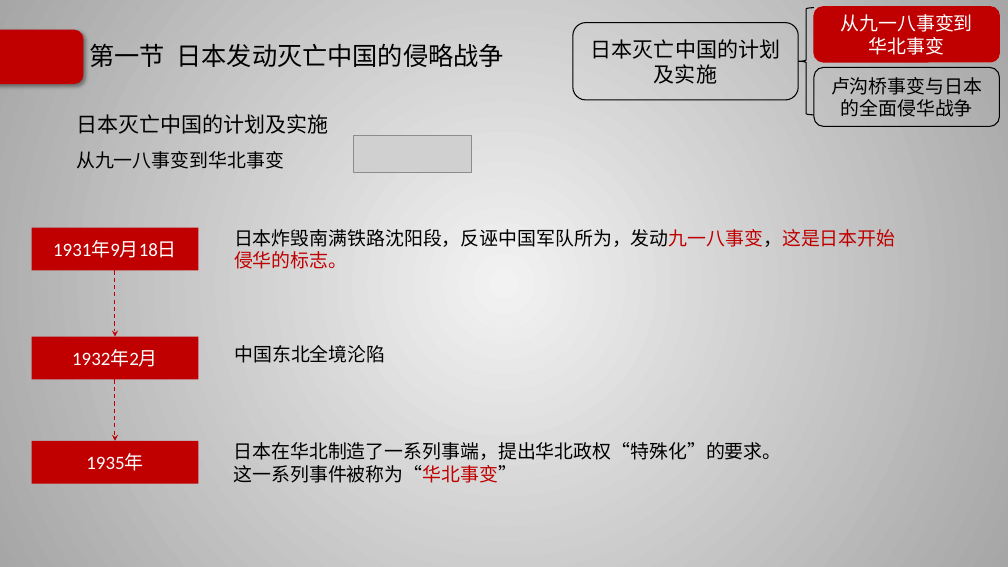
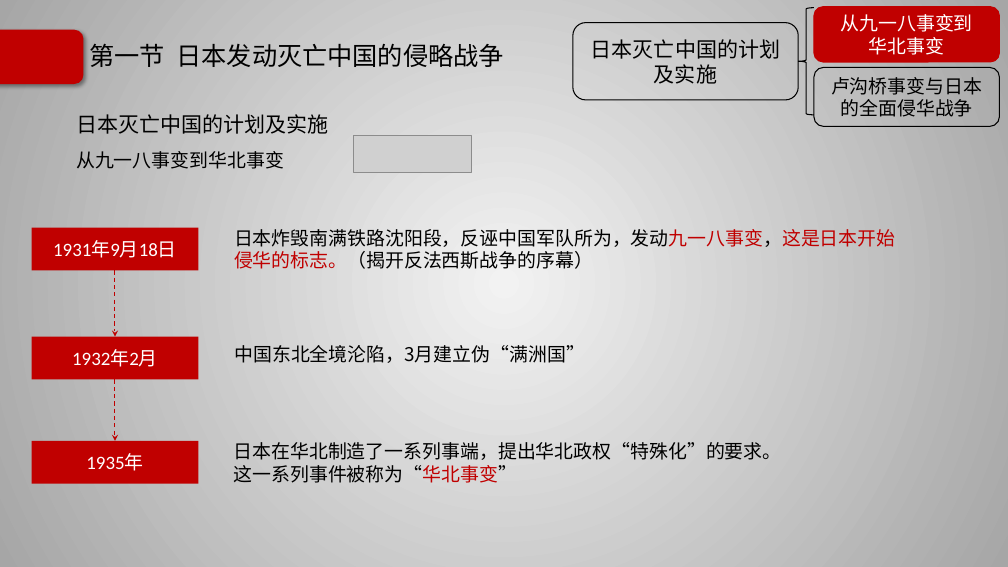
Before and after one commit to Call-me-zhy/tangtang, a slide deck: slide 104 of 5 中国近现代史纲要/课件/中国近现代史纲要精讲5.pptx (slide 98 before the commit). Drawn at 1008x567 pixels with LibreOffice and Linux fonts; fonts in the diff are those of the drawing; grey boxes stand for pictures; background and template pictures are left out. Boxes give left, top, right and bottom in pixels: in the first picture for what was removed or moved away, otherwise in the second. Text is boxed around its words. In the diff, an @@ line names an element or a change of style, - is before the commit and + after.

```diff
--- a/5 中国近现代史纲要/课件/中国近现代史纲要精讲5.pptx
+++ b/5 中国近现代史纲要/课件/中国近现代史纲要精讲5.pptx
@@ text at (234, 229, 895, 269): text changed @@
-日本炸毁南满铁路沈阳段，反诬中国军队所为，发动九一八事变，这是日本开始侵华的标志。
+日本炸毁南满铁路沈阳段，反诬中国军队所为，发动九一八事变，这是日本开始侵华的标志。（揭开反法西斯战争的序幕）
@@ text at (234, 345, 585, 363): text changed @@
-中国东北全境沦陷
+中国东北全境沦陷，3月建立伪“满洲国”
```
Also in this commit, not shown: 15 other slides changed, 6 slides added, 8 other files.
